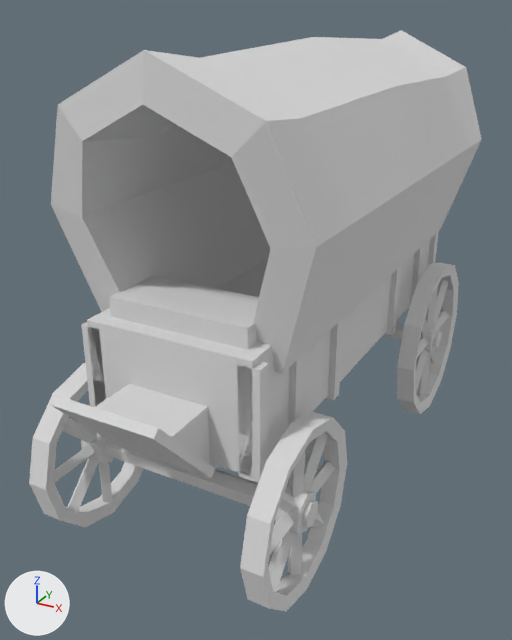
The glTF model models/ultimate-pack/low-poly-10/t/western-horse-wagon.glb: old version first, new version second.
Before and after are seen from a 50 mm camera at (2.21, -4.45, 3.36) aimed at (-0.14, -0.17, 1.22). Arrows for +X, +Y and +Z are at lower left; the lights stay in place. The first picture is the older version. Where no turn or scale is listed for an object, it has been applied to the vertices.

Objects in the first picture: 'wagon-base', 'wagon-wheels_back', 'wagon-wheels_front'.
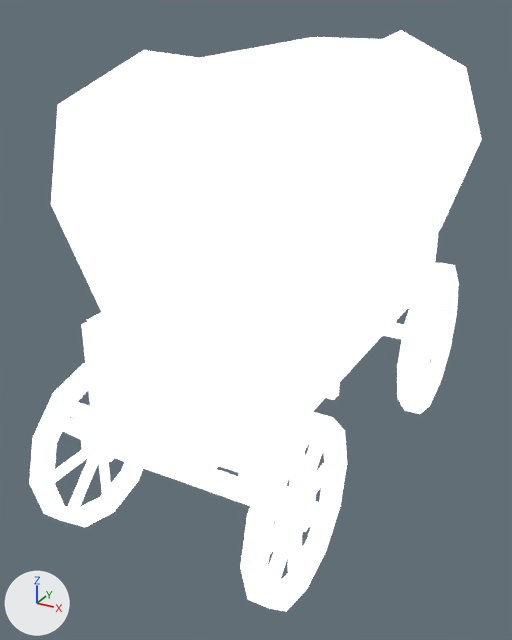
Boxes [x1, y1, x2, y2] around the edits, measured in the pictures (512 x 640 px):
'wagon-base', recoloured, surface changed (lighter)
    both: [51, 30, 482, 483]
'wagon-wheels_front', recoloured, surface changed (lighter)
    both: [29, 363, 347, 612]
'wagon-wheels_back', recoloured, surface changed (lighter)
    both: [383, 263, 459, 414]

The change, as a diff of the scene's bpy script:
```diff
--- a/models/ultimate-pack/low-poly-10/t/western-horse-wagon.glb.py
+++ b/models/ultimate-pack/low-poly-10/t/western-horse-wagon.glb.py
@@ mat_lowpoly_colors @@
 mat_lowpoly_colors = principled_material('LOWPOLY-COLORS')
-mat_lowpoly_colors.base_color = (0.8, 0.8, 0.8)  # white #e7e7e7
+mat_lowpoly_colors.base_color = (1.0, 1.0, 1.0)  # white #ffffff
 mat_lowpoly_colors.metallic = 0.4
 mat_lowpoly_colors.roughness = 1.0
+mat_lowpoly_colors.emission_strength = 1.0
```
